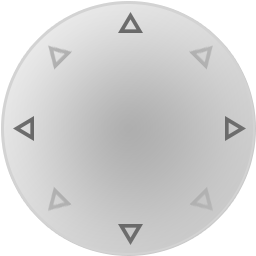
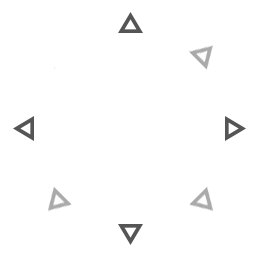
Before/after of a 256x256 layered artwork. What changed in the layer stack:
hid "Ellipse 3 copy" over [1, 1, 255, 255]
added layer "Layer 1" above "Polygon 1 copy" over [47, 43, 77, 70]
hid "Ellipse 3" over [4, 4, 253, 253]
